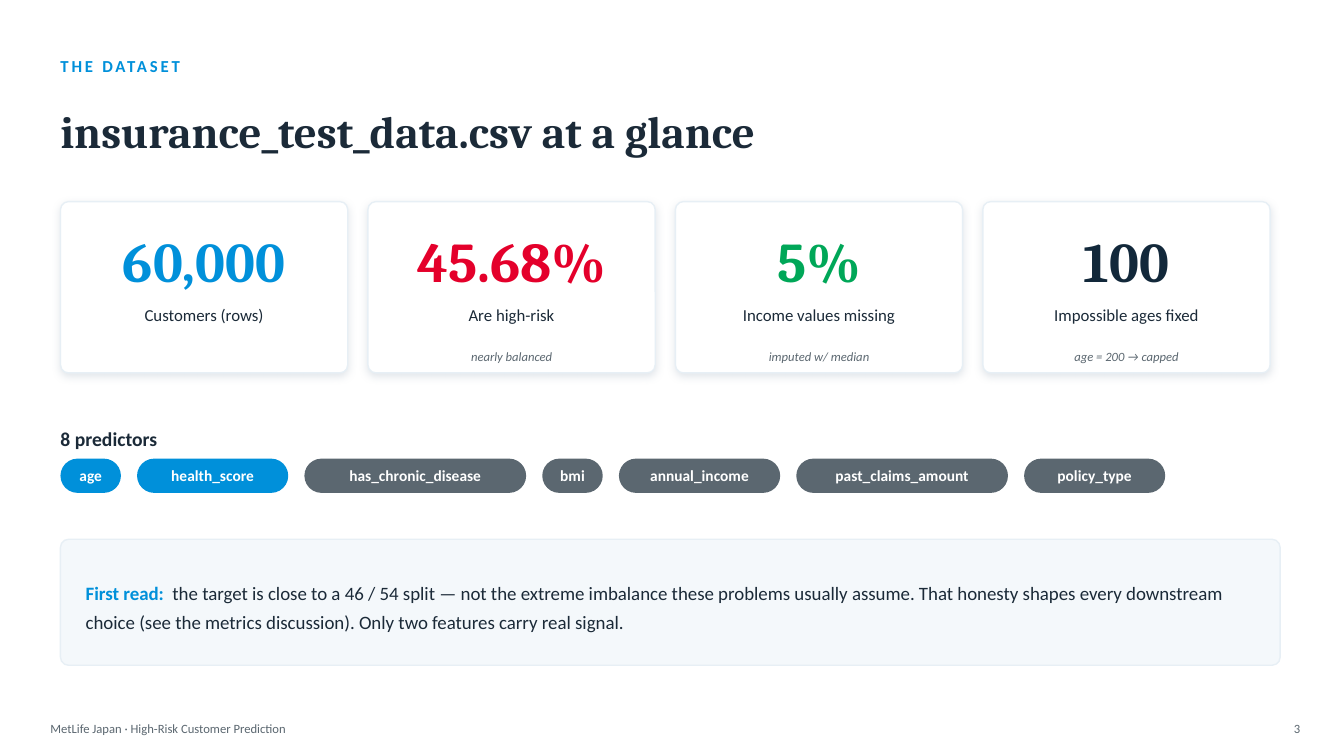
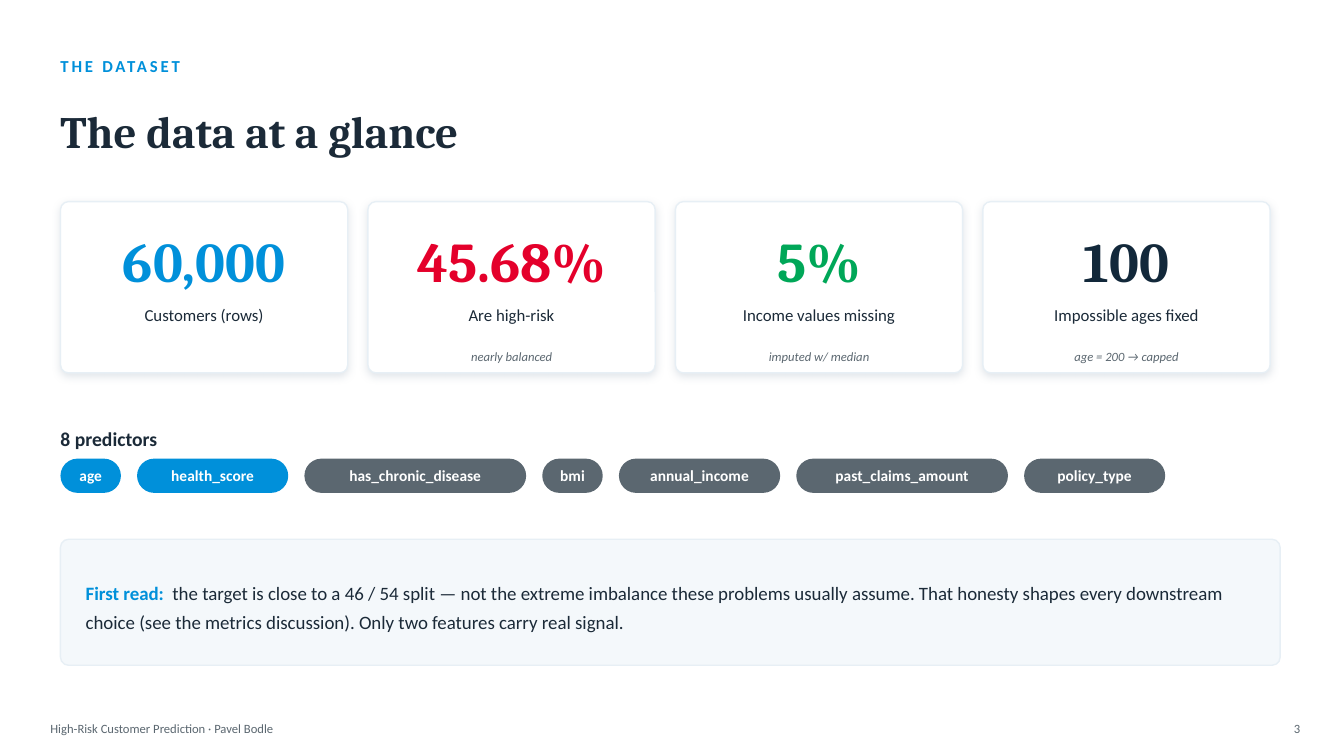
Before and after one commit to PavelBodle/metlife-high-risk-app, a slide deck: slide 3 of MetLife_Insights_Deck.pptx. Drawn at 1344x756 pixels with LibreOffice and Linux fonts; fonts in the diff are those of the drawing. Boxes give left, top, right and bottom in pixels: in the first picture for what was removed or moved away, otherwise in the second. Text is boxed around its words. In the diff, an @@ line names an element or a change of style, - is before the commit and + after.

```diff
--- a/MetLife_Insights_Deck.pptx
+++ b/MetLife_Insights_Deck.pptx
@@ text at [146,117,458,158]: text changed @@
-insurance_test_data.csv at a glance
+The data at a glance
@@ text at [50,724,273,735]: text changed @@
-MetLife Japan · High-Risk Customer Prediction
+High-Risk Customer Prediction · Pavel Bodle
```
Also in this commit, not shown: 12 other slides changed, 2 slides added, 1 slide removed, 5 other files.
